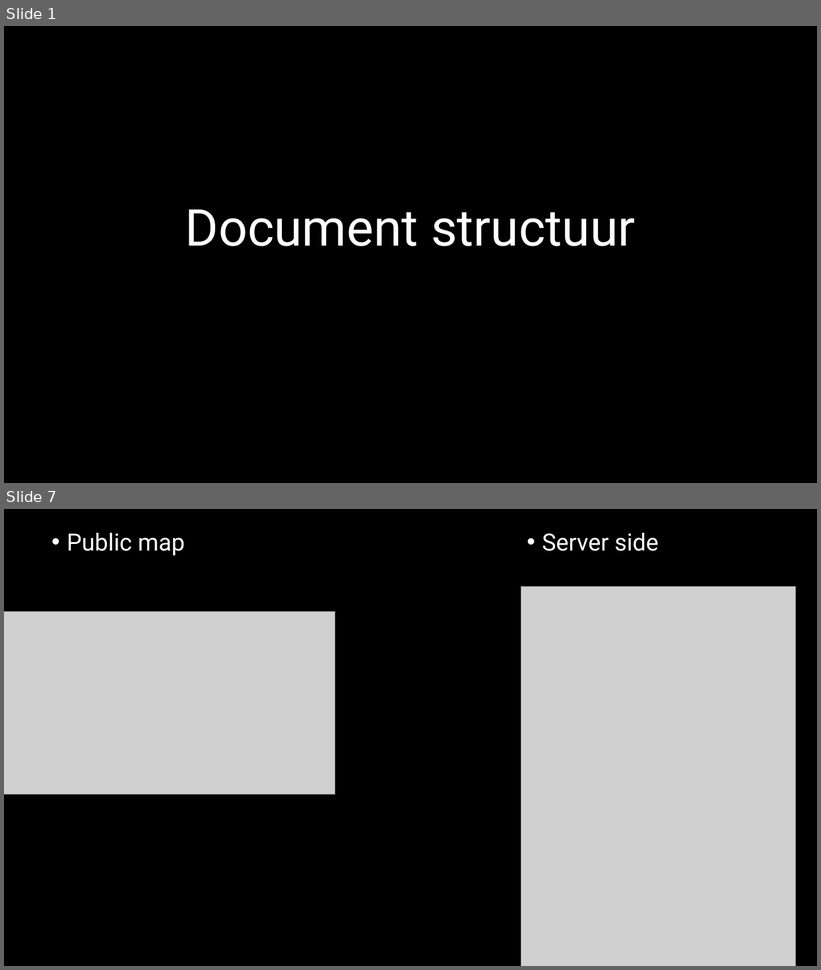
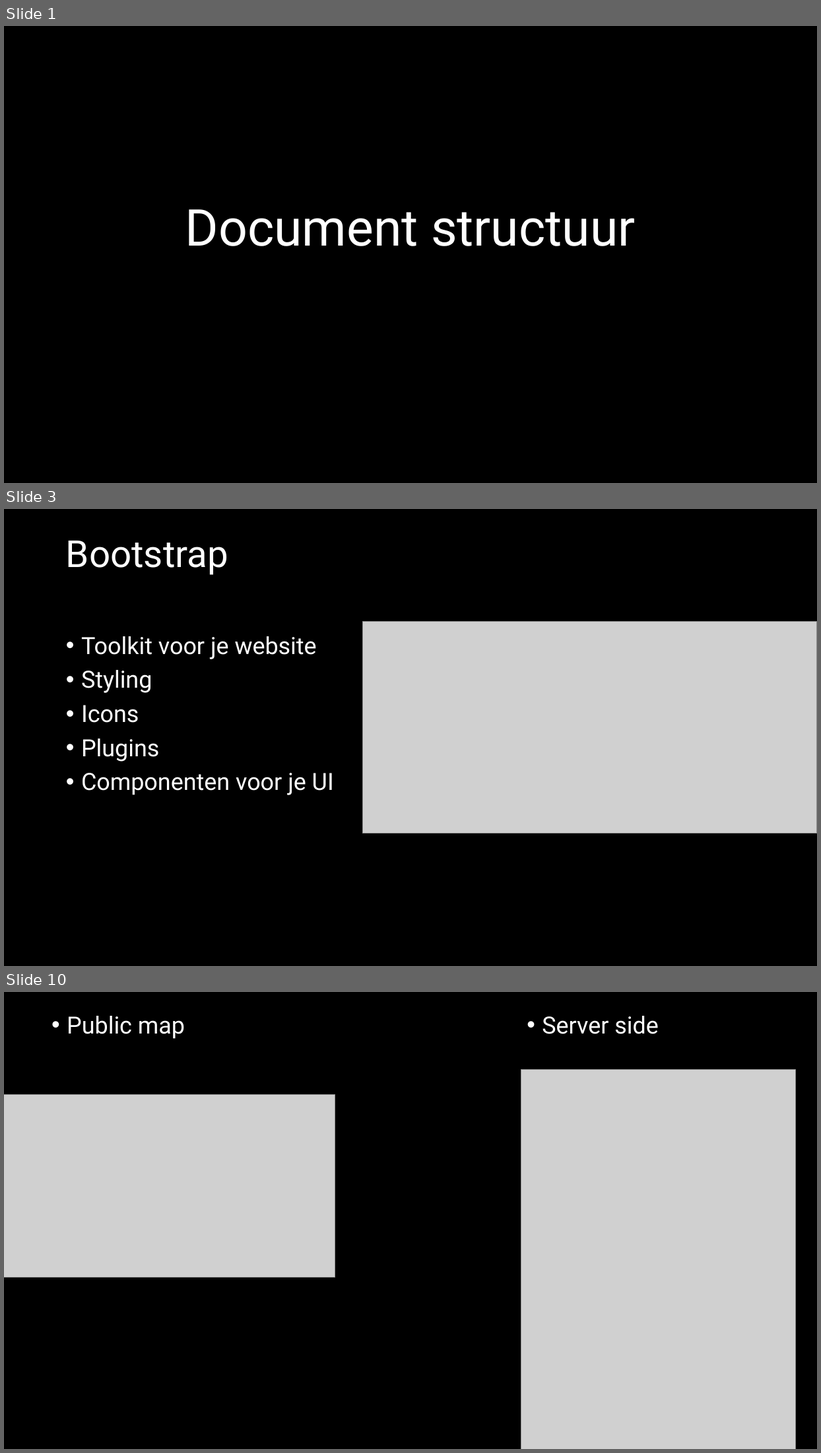
Before and after one commit to jheidebrink-ma/m5prog_opdrachtensite, a slide deck: Presentaties_versie_d/02 - Structuur.pptx. Shown one above the other, each under a label of ours: slides 1 and 7 before the commit, slides 1, 3 and 10 after it; the slides between them are not shown. The pictures are 821x970 and 821x1453 pixels, drawn with LibreOffice and Linux fonts; fonts in the diff are those of the drawing; grey boxes stand for pictures. Boxes give left, top, right and bottom in pixels: in the first picture for what was removed or moved away, otherwise in the second. Text is boxed around its words. In the diff, an @@ line names an element or a change of style, - is before the commit and + after.

```diff
--- a/Presentaties_versie_d/02 - Structuur.pptx
+++ b/Presentaties_versie_d/02 - Structuur.pptx
@@ slide 3 added at (4, 509, 817, 966), background #000000 @@
@@ title added at (66, 541, 228, 575), 44 pt, text #FFFFFF @@
+Bootstrap
@@ picture added at (362, 622, 817, 834) @@
@@ text added at (81, 636, 334, 795), 28 pt, text #FFFFFF @@
+• Toolkit voor je website
+• Styling
+• Icons
+• Plugins
+• Componenten voor je UI
@@ what was slide 7 is now slide 10 @@
```
Also in this commit, not shown: 5 slides changed, 3 other slides added, 24 other files.
